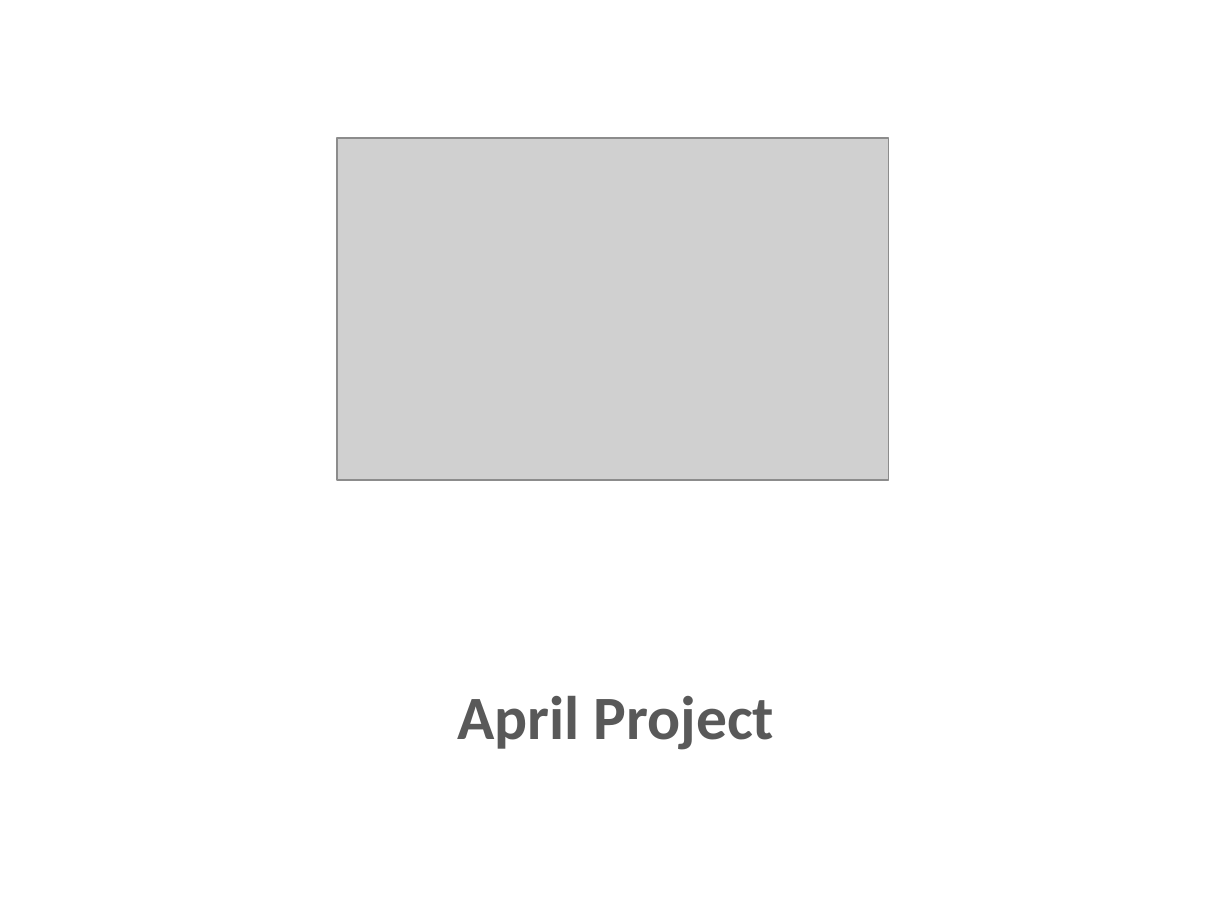
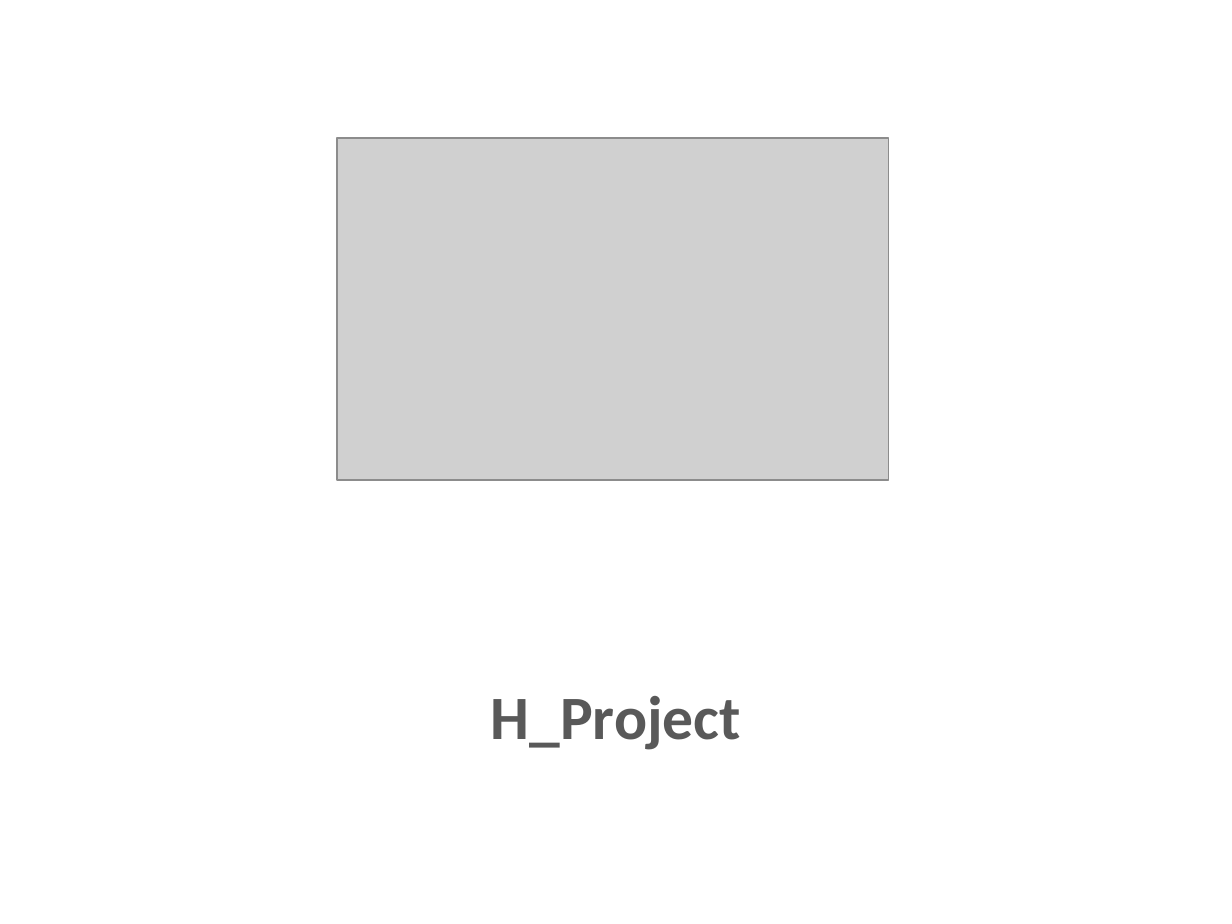
Before and after one commit to itbanked/H_Project, a slide deck: slide 1 of Info/AprilProject_PPT.pptx. Drawn at 1232x924 pixels with LibreOffice and Linux fonts; fonts in the diff are those of the drawing; grey boxes stand for pictures; background and template pictures are left out. Boxes give left, top, right and bottom in pixels: in the first picture for what was removed or moved away, otherwise in the second. Text is boxed around its words. In the diff, an @@ line names an element or a change of style, - is before the commit and + after.

```diff
--- a/Info/AprilProject_PPT.pptx
+++ b/Info/AprilProject_PPT.pptx
@@ text at bbox=[491, 696, 741, 750]: text changed @@
-April Project
+H_Project
```
Also in this commit, not shown: 1 other slide changed, 34 other files.
